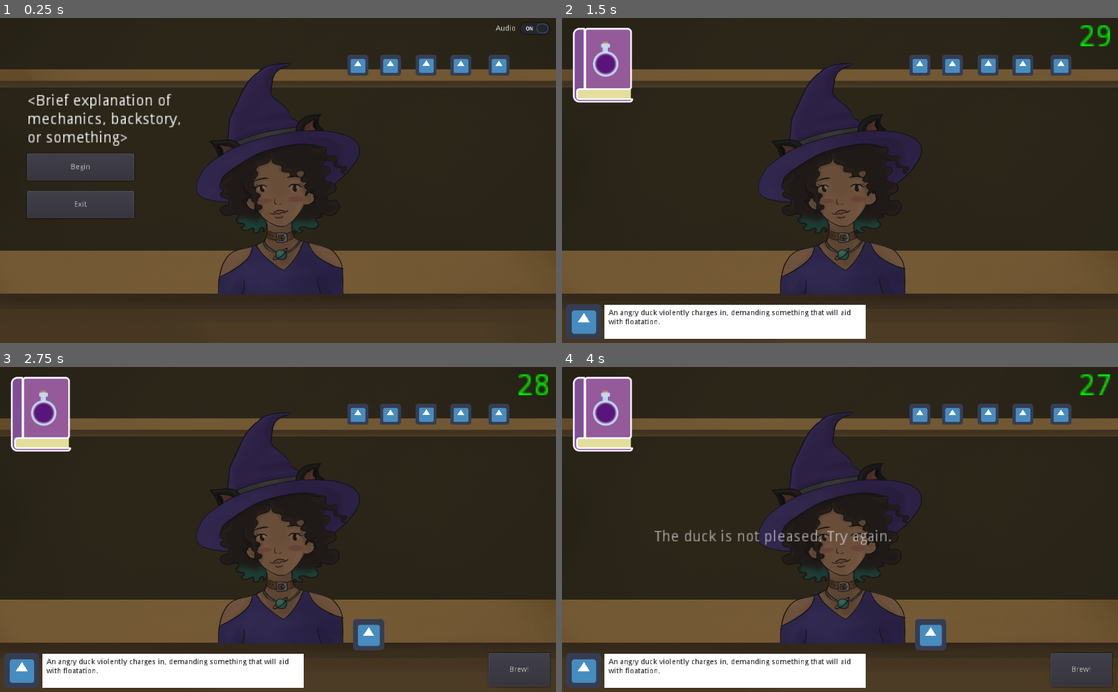
Above: before the commit, frames 1-4 (two rows, left to right).
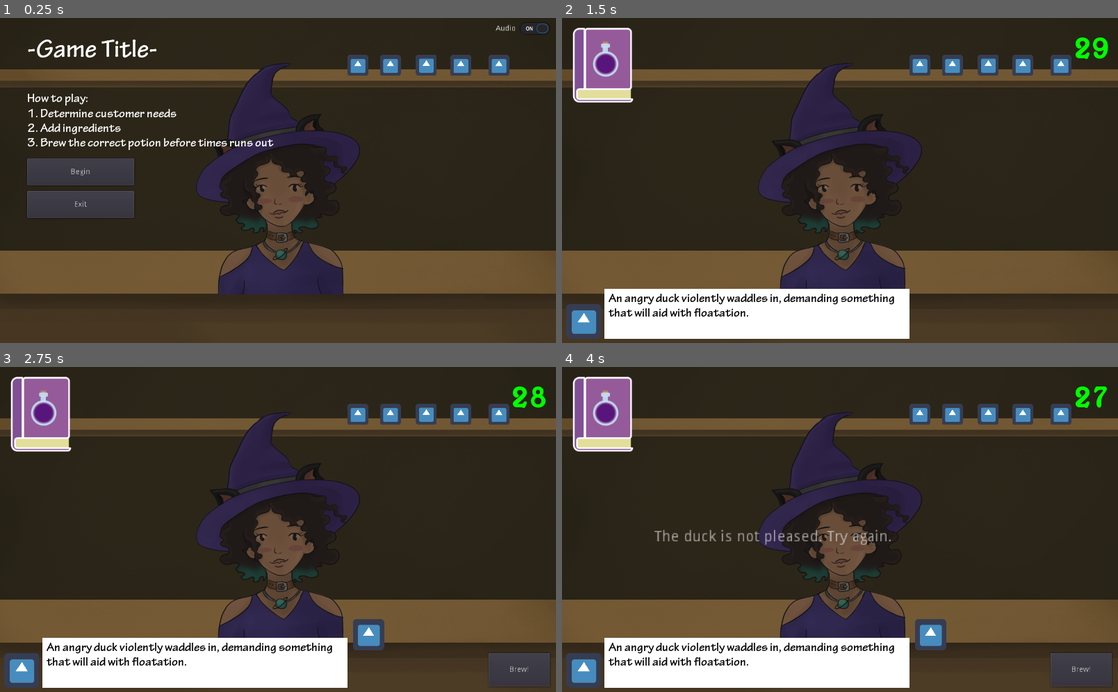
Above: after the commit, the same moments.

Repository: organicpencil/godot-wild-3
Game: Godot game, scene res://start.tscn
The game is run twice, just before and just after one commit, with the same random seed, the same clock (stepped at 60 frames per second) and the same inputs. The engine's default icon, where the game draws it, is replaced by a stand-in: a white triangle on a blue panel in a dark square.
Inputs (mouse positions are in pixels of both pictures, inside the frame that each line leads up to):
- Up to frame 1 (0.25 s): no input
- Up to frame 2 (1.5 s): click "Begin" at 0.5 s; click "Next customer" at 1.25 s
- Up to frame 3 (2.75 s): click (355, 415) at 2 s
- Up to frame 4 (4 s): click "Brew!" at 2.75 s; click (951, 415) at 3.5 s

The runs differ from the first frame. In frame 1, 3.0% of the frame differs, in the area x 4-50%, y 6-52%; in frame 2, 4.5%; in frame 3, 4.5%, in the area x 7-99%, y 2-99%; in frame 4, 4.4%.

Commit message:
Swap out the fonts, basic scoring, instructions, obvious “return to menu” button when finished

Diff:
--- /dev/null
+++ b/project/body_font.tres
@@ -0,0 +1,12 @@
+[gd_resource type="DynamicFont" load_steps=2 format=2]
+
+[ext_resource path="res://tekton-pro-bold.otf" type="DynamicFontData" id=1]
+
+[resource]
+
+size = 24
+outline_size = 0
+outline_color = Color( 1, 1, 1, 1 )
+use_mipmaps = false
+use_filter = false
+font_data = ExtResource( 1 )
--- a/project/orders.gd
+++ b/project/orders.gd
@@ -25,7 +25,7 @@
 var current_order = 0
 
 func _init():
-	orders.append({	'message': "An angry duck violently charges in, demanding something that will aid with floatation.",
+	orders.append({	'message': "An angry duck violently waddles in, demanding something that will aid with floatation.",
 					'ingredients': [Global.ING_DANDELION, Global.ING_SUNFLOWERSEED],
 					'good_message': "Excellent!", # Could use a generic message instead
 					'bad_message': "The duck is not pleased. Try again.", # Could use a generic message instead
--- a/project/shop/shop.gd
+++ b/project/shop/shop.gd
@@ -2,6 +2,9 @@
 
 var orders
 var current_order = null
+
+var satisifed_customers = 0
+var ingredients_wasted = 0
 
 func _ready():
 	orders = preload("res://orders.gd").new()
@@ -12,6 +15,7 @@
 	$BrewButton.connect("pressed", self, "handle_brew_pressed")
 	$BookButton.connect("pressed", self, "handle_bookbutton_pressed")
 	$Timer.connect("timeout", self, "handle_timeout")
+	$MenuButton.connect("pressed", self, "handle_exit_pressed")
 
 	set_process_input(false)
 
@@ -24,6 +28,9 @@
 	set_process_input(true)
 	Global.connect("add_ingredient", self, "handle_add_ingredient")
 	Global.connect("remove_ingredient", self, "handle_remove_ingredient")
+
+func handle_exit_pressed():
+	get_tree().change_scene("res://start.tscn")
 
 func handle_add_ingredient(ingredient_id):
 	# Active order required before you can start mixing
@@ -75,7 +82,7 @@
 
 func handle_brew_pressed():
 	var score = 0
-	#for node in $ActiveIngredients.get_children():
+	var ingredient_count = get_node("../Background/Active").get_child_count()
 	for node in get_node("../Background/Active").get_children():
 		if node.ingredient_id in current_order['ingredients']:
 			score += 1
@@ -90,15 +97,24 @@
 	if score == current_order['ingredients'].size():
 		# Good potion
 		$Timer.stop()
-		$NextOrder.show()
-		$ColorRect/Label.text = 'Good job! Hit "Next customer" when you\'re ready for another.'
 		message.text = current_order['good_message']
 		current_order = null
 		$BrewButton/GoodSound.play()
+
+		satisifed_customers += 1
+
+		if orders.current_order < orders.orders.size():
+			$NextOrder.show()
+			$ColorRect/Label.text = 'Good job! Hit "Next customer" when you\'re ready for another.'
+		else:
+			game_over()
+
 	else:
 		# Bad potion
 		message.text = current_order['bad_message']
 		$BrewButton/BadSound.play()
+
+		ingredients_wasted += ingredient_count
 
 	add_child(message)
 
@@ -117,6 +133,11 @@
 	add_child(message)
 	current_order = null
 
+func game_over():
+	$ColorRect/Label.text = 'Looks like that\'s everyone!\nSatisfied customers: %d/%d\nWasted ingredients: %d' % \
+		[satisifed_customers, orders.orders.size(), ingredients_wasted]
+	$MenuButton.show()
+
 func _process(delta):
 	if !$Timer.is_stopped():
 		var time_left = int($Timer.time_left)
--- a/project/shop/shop.tscn
+++ b/project/shop/shop.tscn
@@ -8,7 +8,9 @@
 [ext_resource path="res://shop/book5.png" type="Texture" id=6]
 [ext_resource path="res://shop/book.tscn" type="PackedScene" id=7]
 [ext_resource path="res://icon.png" type="Texture" id=8]
-[ext_resource path="res://menu/escape_menu.tscn" type="PackedScene" id=9]
+[ext_resource path="res://body_font.tres" type="DynamicFont" id=9]
+[ext_resource path="res://timer_font.tres" type="DynamicFont" id=10]
+[ext_resource path="res://menu/escape_menu.tscn" type="PackedScene" id=11]
 
 [node name="Shop" type="Control"]
 anchor_left = 0.0
@@ -34,9 +36,9 @@
 anchor_top = 1.0
 anchor_right = 0.0
 anchor_bottom = 1.0
-margin_left = 569.0
+margin_left = 650.0
 margin_top = -70.0
-margin_right = 680.0
+margin_right = 761.0
 margin_bottom = -8.0
 rect_pivot_offset = Vector2( 0, 0 )
 rect_clip_content = false
@@ -162,8 +164,8 @@
 anchor_right = 0.0
 anchor_bottom = 1.0
 margin_left = 78.0
-margin_top = -70.0
-margin_right = 560.0
+margin_top = -100.0
+margin_right = 640.0
 margin_bottom = -8.0
 rect_pivot_offset = Vector2( 0, 0 )
 rect_clip_content = false
@@ -180,16 +182,17 @@
 anchor_bottom = 0.0
 margin_left = 8.0
 margin_top = 8.0
-margin_right = 472.0
-margin_bottom = 22.0
+margin_right = 555.0
+margin_bottom = 89.0
 rect_pivot_offset = Vector2( 0, 0 )
 rect_clip_content = false
 mouse_filter = 2
 mouse_default_cursor_shape = 0
 size_flags_horizontal = 1
 size_flags_vertical = 4
+custom_fonts/font = ExtResource( 9 )
 custom_colors/font_color = Color( 0, 0, 0, 1 )
-text = "Hi there!
+text = "Someone's banging on the window. Time to open shop!
 Press \"Next customer\" when ready...
 Although it might be a good idea to study first (top left)"
 autowrap = true
@@ -203,24 +206,24 @@
 anchor_top = 0.0
 anchor_right = 1.0
 anchor_bottom = 0.0
-margin_left = -74.0
-margin_top = 10.0
-margin_right = -58.0
-margin_bottom = 24.0
-rect_scale = Vector2( 4, 4 )
+margin_left = -84.0
+margin_top = 16.0
+margin_right = -16.0
+margin_bottom = 92.0
 rect_pivot_offset = Vector2( 0, 0 )
 rect_clip_content = false
 mouse_filter = 2
 mouse_default_cursor_shape = 0
 size_flags_horizontal = 1
 size_flags_vertical = 4
+custom_fonts/font = ExtResource( 10 )
 text = "--"
 align = 2
 percent_visible = 1.0
 lines_skipped = 0
 max_lines_visible = -1
 
-[node name="EscapeMenu" parent="." instance=ExtResource( 9 )]
+[node name="EscapeMenu" parent="." instance=ExtResource( 11 )]
 visible = false
 mouse_filter = 0
 
@@ -240,3 +243,28 @@
 size_flags_horizontal = 1
 size_flags_vertical = 1
 alignment = 0
+
+[node name="MenuButton" type="Button" parent="."]
+visible = false
+anchor_left = 0.5
+anchor_top = 0.5
+anchor_right = 0.5
+anchor_bottom = 0.5
+margin_left = -67.0
+margin_top = -25.0
+margin_right = 67.0
+margin_bottom = 25.0
+rect_pivot_offset = Vector2( 0, 0 )
+rect_clip_content = false
+focus_mode = 2
+mouse_filter = 0
+mouse_default_cursor_shape = 0
+size_flags_horizontal = 1
+size_flags_vertical = 1
+toggle_mode = false
+enabled_focus_mode = 2
+shortcut = null
+group = null
+text = "Return to menu"
+flat = false
+align = 1
--- a/project/start.tscn
+++ b/project/start.tscn
@@ -9,8 +9,10 @@
 [ext_resource path="res://ingredients/mushroom.tscn" type="PackedScene" id=7]
 [ext_resource path="res://ingredients/sunflower_seed.tscn" type="PackedScene" id=8]
 [ext_resource path="res://shop/witch.tscn" type="PackedScene" id=9]
-[ext_resource path="res://menu/audio_button.tscn" type="PackedScene" id=10]
-[ext_resource path="res://shop/shop.tscn" type="PackedScene" id=11]
+[ext_resource path="res://title_font.tres" type="DynamicFont" id=10]
+[ext_resource path="res://body_font.tres" type="DynamicFont" id=11]
+[ext_resource path="res://menu/audio_button.tscn" type="PackedScene" id=12]
+[ext_resource path="res://shop/shop.tscn" type="PackedScene" id=13]
 
 [node name="Start" type="Control"]
 anchor_left = 0.0
@@ -120,36 +122,62 @@
 size_flags_horizontal = 1
 size_flags_vertical = 1
 
-[node name="Label" type="Label" parent="Menu"]
+[node name="Title" type="Label" parent="Menu"]
 anchor_left = 0.0
 anchor_top = 0.0
 anchor_right = 0.0
 anchor_bottom = 0.0
 margin_left = 50.0
-margin_top = 140.0
-margin_right = 208.0
-margin_bottom = 188.0
-rect_scale = Vector2( 2, 2 )
+margin_top = 39.0
+margin_right = 330.0
+margin_bottom = 88.0
 rect_pivot_offset = Vector2( 0, 0 )
 rect_clip_content = false
 mouse_filter = 2
 mouse_default_cursor_shape = 0
 size_flags_horizontal = 1
 size_flags_vertical = 4
-text = "<Brief explanation of mechanics, backstory, or something>"
+custom_fonts/font = ExtResource( 10 )
+text = "-Game Title-"
 autowrap = true
 percent_visible = 1.0
 lines_skipped = 0
 max_lines_visible = -1
 
+[node name="Instructions" type="Label" parent="Menu"]
+anchor_left = 0.0
+anchor_top = 0.0
+anchor_right = 0.0
+anchor_bottom = 0.0
+margin_left = 50.0
+margin_top = 139.0
+margin_right = 550.0
+margin_bottom = 248.0
+rect_pivot_offset = Vector2( 0, 0 )
+rect_clip_content = false
+mouse_filter = 2
+mouse_default_cursor_shape = 0
+size_flags_horizontal = 1
+size_flags_vertical = 4
+custom_fonts/font = ExtResource( 11 )
+text = "How to play:
+1. Determine customer needs
+2. Add ingredients
+3. Brew the correct potion before times runs out"
+autowrap = true
+percent_visible = 1.0
+lines_skipped = 0
+max_lines_visible = -1
+
 [node name="Begin" type="Button" parent="Menu"]
 anchor_left = 0.0
 anchor_top = 0.5
 anchor_right = 0.0
 anchor_bottom = 0.5
 margin_left = 50.0
-margin_top = -50.0
+margin_top = -41.0
 margin_right = 247.0
+margin_bottom = 9.0
 rect_pivot_offset = Vector2( 0, 0 )
 rect_clip_content = false
 focus_mode = 2
--- /dev/null
+++ b/project/timer_font.tres
@@ -0,0 +1,12 @@
+[gd_resource type="DynamicFont" load_steps=2 format=2]
+
+[ext_resource path="res://Salina.ttf" type="DynamicFontData" id=1]
+
+[resource]
+
+size = 64
+outline_size = 0
+outline_color = Color( 1, 1, 1, 1 )
+use_mipmaps = false
+use_filter = false
+font_data = ExtResource( 1 )
--- /dev/null
+++ b/project/title_font.tres
@@ -0,0 +1,12 @@
+[gd_resource type="DynamicFont" load_steps=2 format=2]
+
+[ext_resource path="res://tekton-pro-bold.otf" type="DynamicFontData" id=1]
+
+[resource]
+
+size = 48
+outline_size = 0
+outline_color = Color( 1, 1, 1, 1 )
+use_mipmaps = false
+use_filter = false
+font_data = ExtResource( 1 )
Binary file added: project/Salina.ttf
Not shown: 1 places in project/shop/shop.tscn that only renumber resources
Not shown: 2 places in project/start.tscn that only renumber resources
Binary file added: project/tekton-pro-bold.otf
